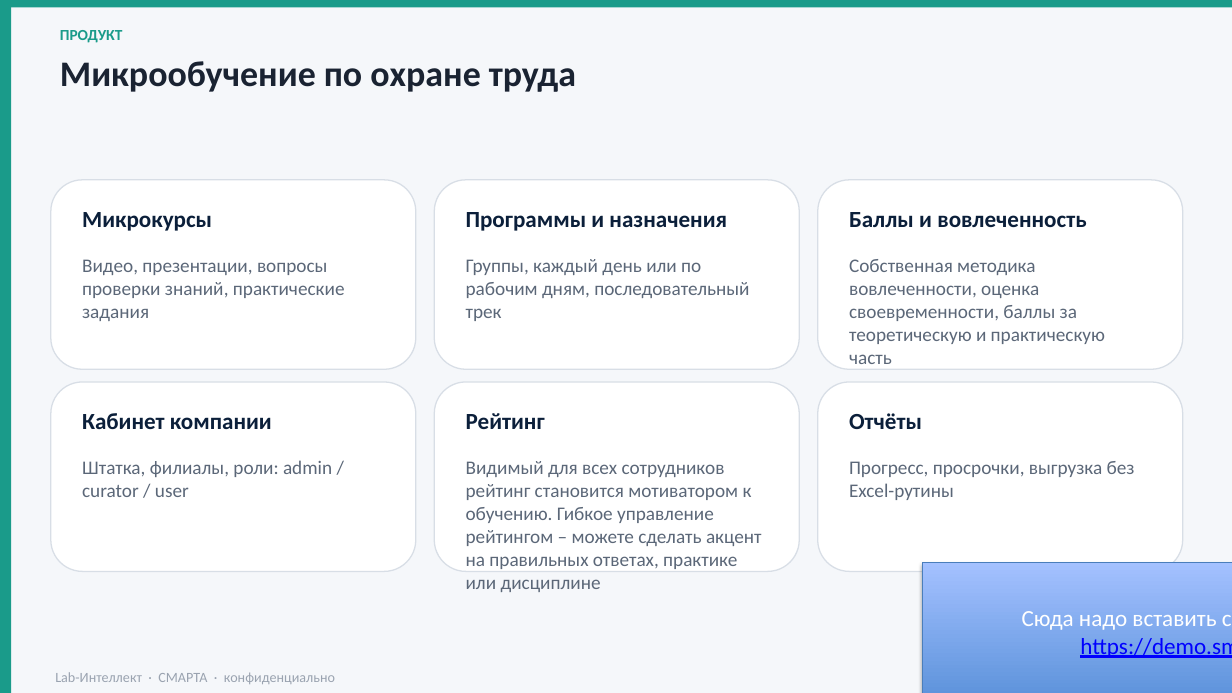
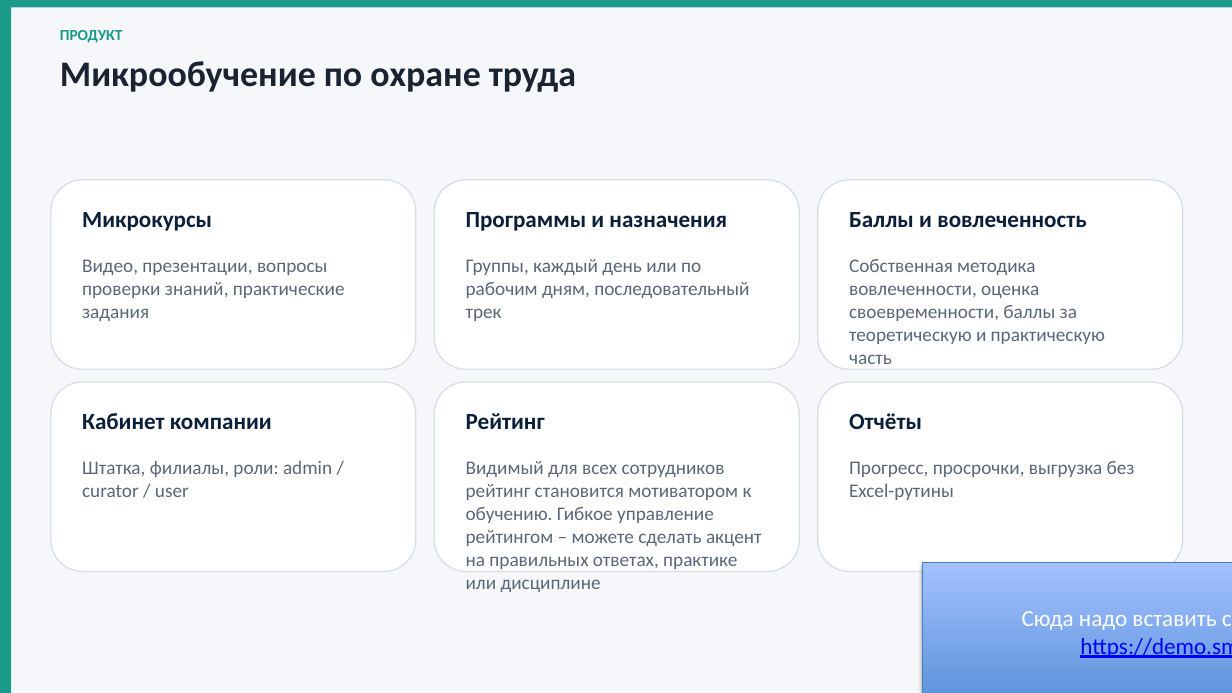
Before and after one commit to lysakalenushka-hash/-, a slide deck: slide 7 of issledovaniya/Lab-Intellekt_prodayushchaya-prezentaciya_v5.pptx. Drawn at 1232x693 pixels with LibreOffice and Linux fonts; fonts in the diff are those of the drawing. Boxes give left, top, right and bottom in pixels: in the first picture for what was removed or moved away, otherwise in the second. Text is boxed around its words. In the diff, an @@ line names an element or a change of style, - is before the commit and + after.

```diff
--- a/issledovaniya/Lab-Intellekt_prodayushchaya-prezentaciya_v5.pptx
+++ b/issledovaniya/Lab-Intellekt_prodayushchaya-prezentaciya_v5.pptx
@@ text removed at [55, 672, 335, 684] @@
-Lab-Интеллект · СМАРТА · конфиденциально
```
Also in this commit, not shown: 15 other slides changed, 1 other file.
